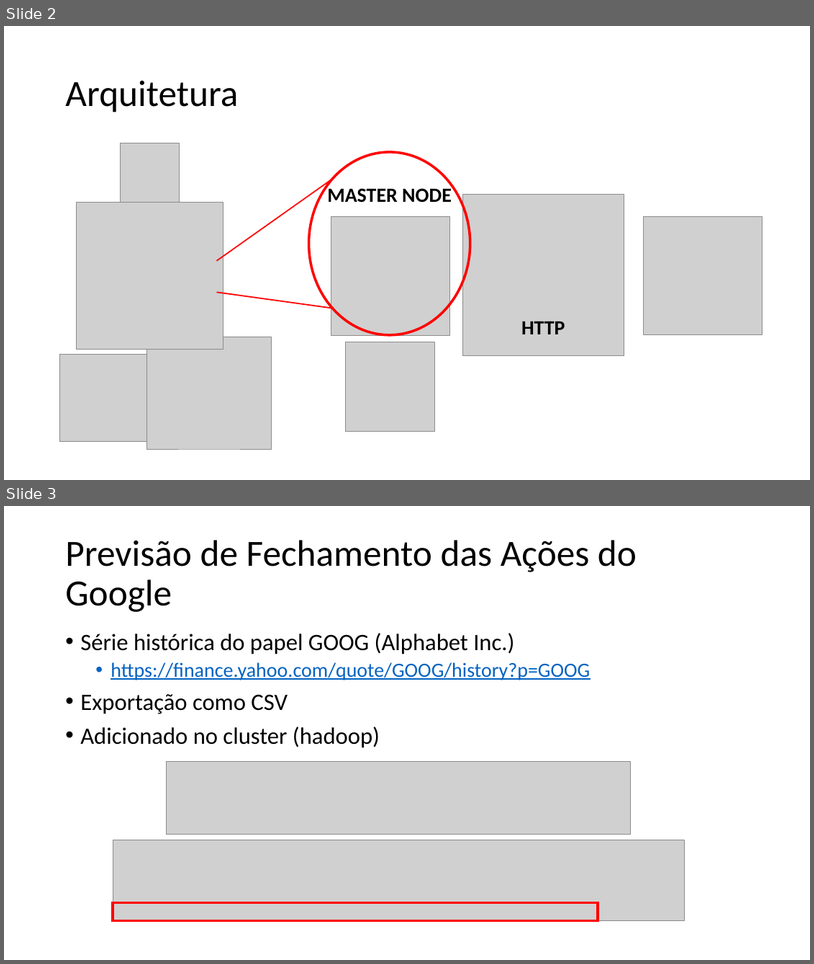
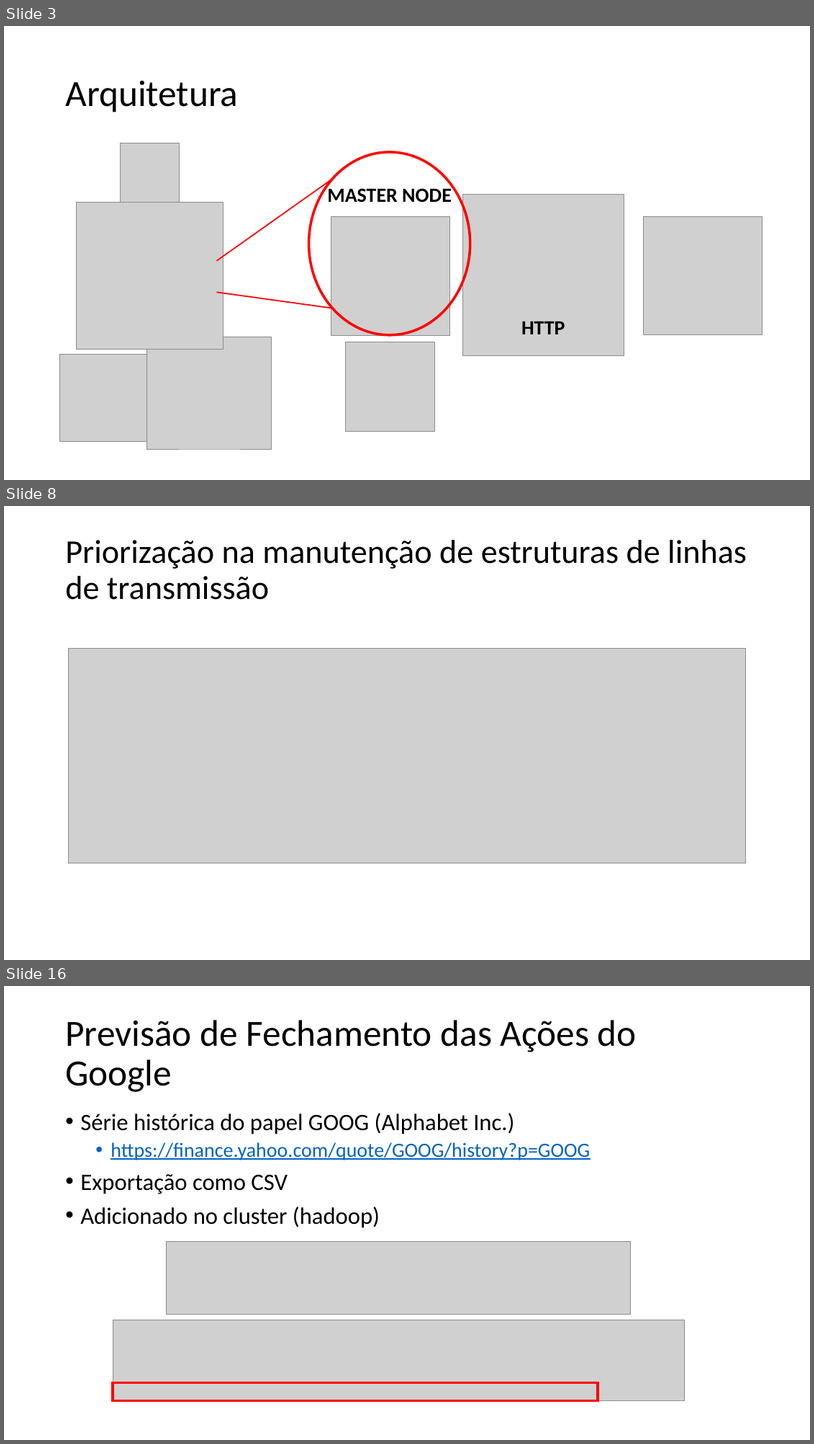
Before and after one commit to macio-matheus/spark-ml-project, a slide deck: apresentacao.pptx. Shown one above the other, each under a label of ours: slides 2 and 3 before the commit, slides 3, 8 and 16 after it; the slides between them are not shown. The pictures are 814x964 and 814x1444 pixels, drawn with LibreOffice and Linux fonts; fonts in the diff are those of the drawing; grey boxes stand for pictures. Boxes give left, top, right and bottom in pixels: in the first picture for what was removed or moved away, otherwise in the second. Text is boxed around its words. In the diff, an @@ line names an element or a change of style, - is before the commit and + after.

```diff
--- a/apresentacao.pptx
+++ b/apresentacao.pptx
@@ slide 8 added at <box>4,506,810,960</box>, background #FFFFFF @@
@@ title added at <box>65,540,747,600</box>, 39.6 pt, text #000000 @@
+Priorização na manutenção de estruturas de linhas de transmissão
@@ picture added at <box>68,648,746,862</box> @@
@@ what was slide 2 is now slide 3 @@
@@ what was slide 3 is now slide 16 @@
```
Also in this commit, not shown: 2 slides changed, 13 other slides added, 7 other files.
